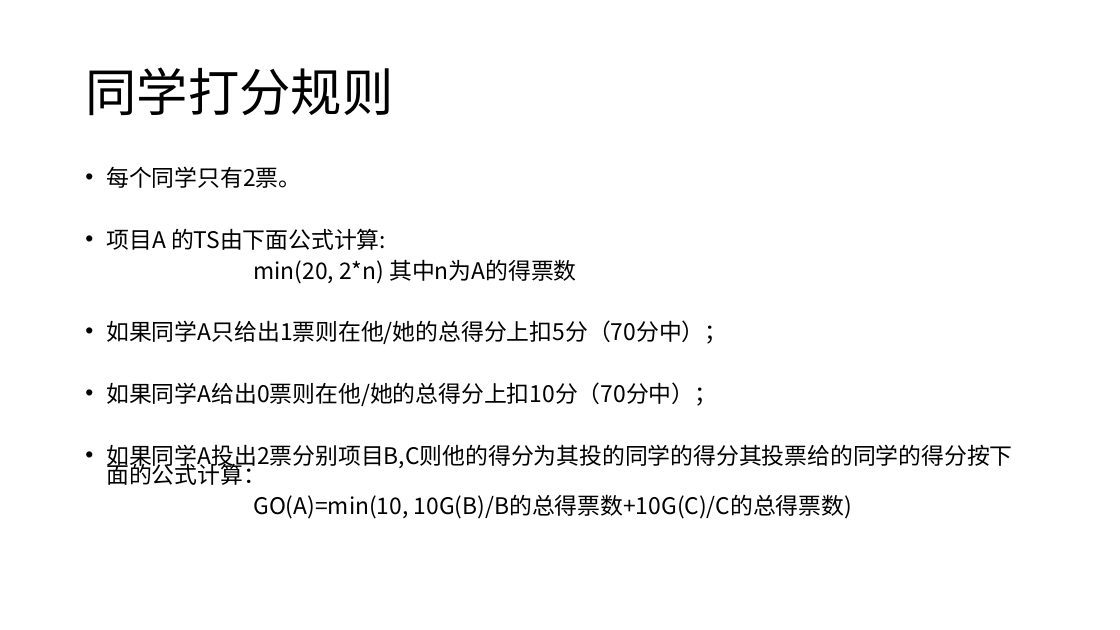
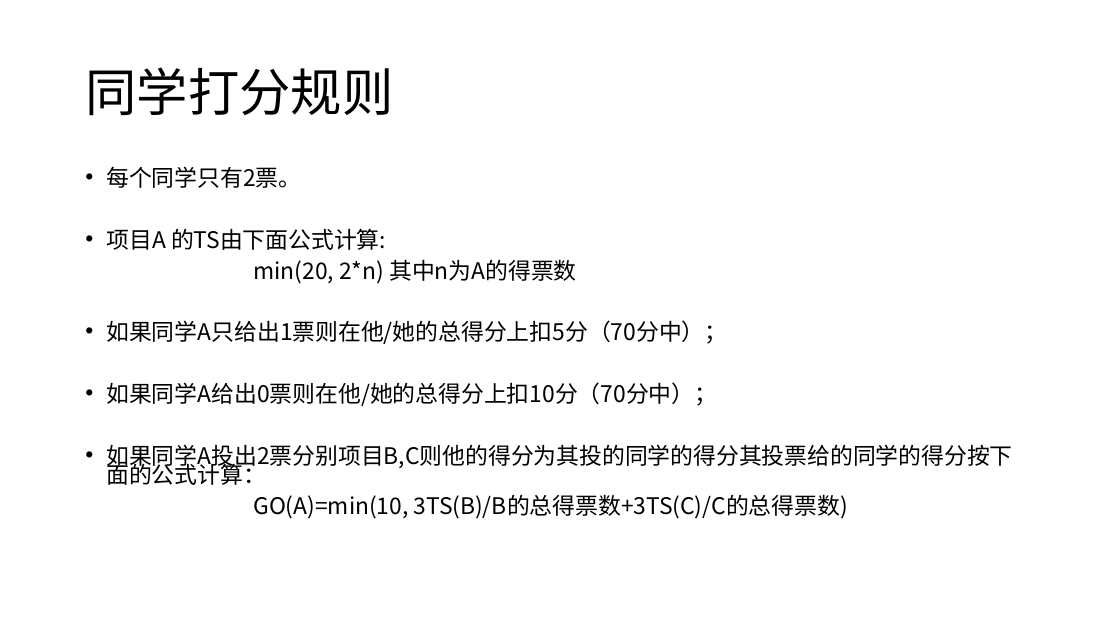
Before and after one commit to djuanbei/18Android1, a slide deck: slide 3 of project/project.pptx. Drawn at 1120x630 pixels with LibreOffice and Linux fonts; fonts in the diff are those of the drawing. Boxes give left, top, right and bottom in pixels: in the first picture for what was removed or moved away, otherwise in the second. Text is boxed around its words. In the diff, an @@ line names an element or a change of style, - is before the commit and + after.

Commit message:
ok

```diff
--- a/project/project.pptx
+++ b/project/project.pptx
@@ text at [253, 494, 848, 519]: text changed @@
-GO(A)=min(10, 10G(B)/B的总得票数+10G(C)/C的总得票数)
+GO(A)=min(10, 3TS(B)/B的总得票数+3TS(C)/C的总得票数)
```
